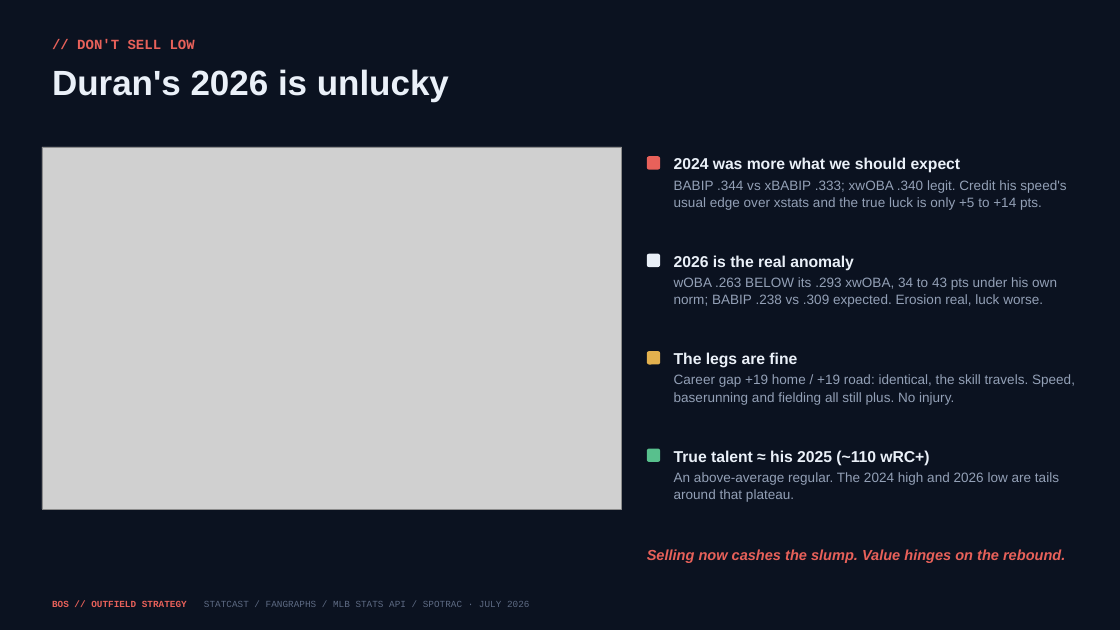
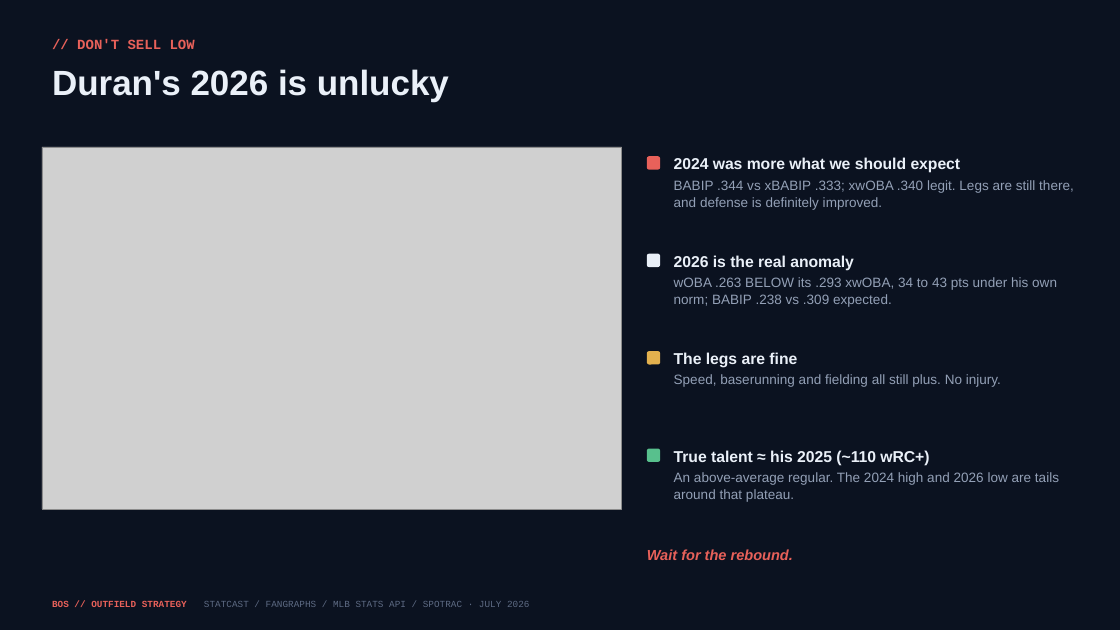
Before and after one commit to justinloo12/jarren-duran-outlier-analysis, a slide deck: slide 6 of outputs/Red_Sox_Trade_Deadline.pptx. Drawn at 1120x630 pixels with LibreOffice and Linux fonts; fonts in the diff are those of the drawing; grey boxes stand for pictures. Boxes give left, top, right and bottom in pixels: in the first picture for what was removed or moved away, otherwise in the second. Text is boxed around its words. In the diff, an @@ line names an element or a change of style, - is before the commit and + after.

```diff
--- a/outputs/Red_Sox_Trade_Deadline.pptx
+++ b/outputs/Red_Sox_Trade_Deadline.pptx
@@ text at bbox=[674, 180, 1074, 210]: text changed @@
-BABIP .344 vs xBABIP .333; xwOBA .340 legit. Credit his speed's usual edge over xstats and the true luck is only +5 to +14 pts.
+BABIP .344 vs xBABIP .333; xwOBA .340 legit. Legs are still there, and defense is definitely improved.
@@ text at bbox=[674, 277, 1057, 307]: text changed @@
-wOBA .263 BELOW its .293 xwOBA, 34 to 43 pts under his own norm; BABIP .238 vs .309 expected. Erosion real, luck worse.
+wOBA .263 BELOW its .293 xwOBA, 34 to 43 pts under his own norm; BABIP .238 vs .309 expected.
@@ text at bbox=[674, 374, 1001, 387]: text changed @@
-Career gap +19 home / +19 road: identical, the skill travels. Speed, baserunning and fielding all still plus. No injury.
+Speed, baserunning and fielding all still plus. No injury.
@@ text at bbox=[647, 549, 793, 560]: text changed @@
-Selling now cashes the slump. Value hinges on the rebound.
+Wait for the rebound.
```
Also in this commit, not shown: 10 other slides changed, 2 slides removed, 26 other files.
